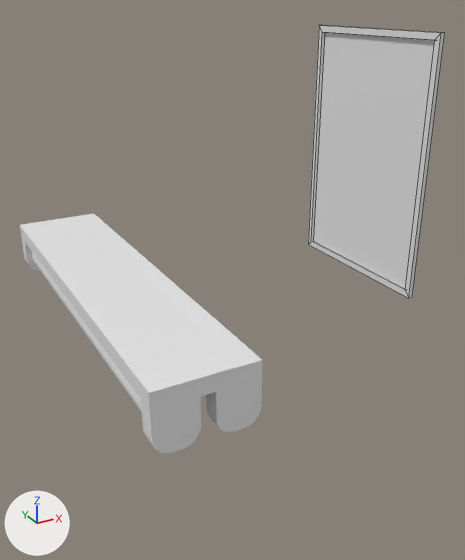
Before and after pictures for a commit that changed the Blender file source_assets/blend_files/map-tiles.blend.
One viewpoint serves both versions: a camera (50 mm lens) standing at (-0.43, -1.37, 0.61) and looking at (0.47, 0.26, -0.2). Arrows for +X, +Y and +Z are at lower left; the lights stay in place. The picture after the commit comes second. Mesh edges are drawn as thin lines on the coarser meshes. The same objects are shown in both versions, whatever each file hides. Materials are left out; every surface is plain grey.

Before the edit, the objects in view are built like this:
```python
me_cube_038 = bpy.data.meshes.new('Cube.038')
me_cube_038.from_pydata(...)  # 16 vertices, 14 faces; spans x 1.326..1.344, y 0.347..1.052, z -0.5..0.5
me_cube_054 = bpy.data.meshes.new('Cube.054')
me_cube_054.from_pydata(...)  # 368 vertices, 210 faces; spans x -0.112..0.112, y -0.5..0.5, z -0.137..0.002
me_cube_054.materials.append(mat_material_002)
ob_cube_028 = bpy.data.objects.new('Cube.028', me_cube_038)
ob_cube_028.location = (0.0, 0.0, 0.0)
ob_lamp = bpy.data.objects.new('lamp', me_cube_054)
ob_lamp.location = (0.0, 0.0, 0.0)
```
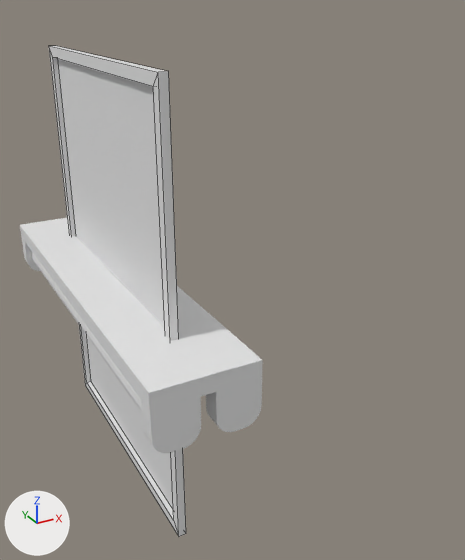
Patch to the scene script:
```diff
--- a/source_assets/blend_files/map-tiles.blend.py
+++ b/source_assets/blend_files/map-tiles.blend.py
@@ me_cube_038 @@
 # used by ob_cube_028; location = (0.0, 0.0, 0.0)
-me_cube_038.from_pydata(...)  # 16 vertices, 14 faces; spans x 1.326..1.344, y 0.347..1.052, z -0.5..0.5
+me_cube_038.from_pydata(...)  # 16 vertices, 14 faces; spans x -0.007..0.011, y -0.352..0.352, z -0.5..0.5
+# me_cube_038 part 1: the whole mesh is moved by (-1.333, -0.699, 0.0)
```

Pixel boxes (x1, y1, x2, y2) of what changed, in the pictures (465 x 560 px):
'Cube.028', moved: before (308, 26, 445, 298); after (49, 46, 186, 536)
